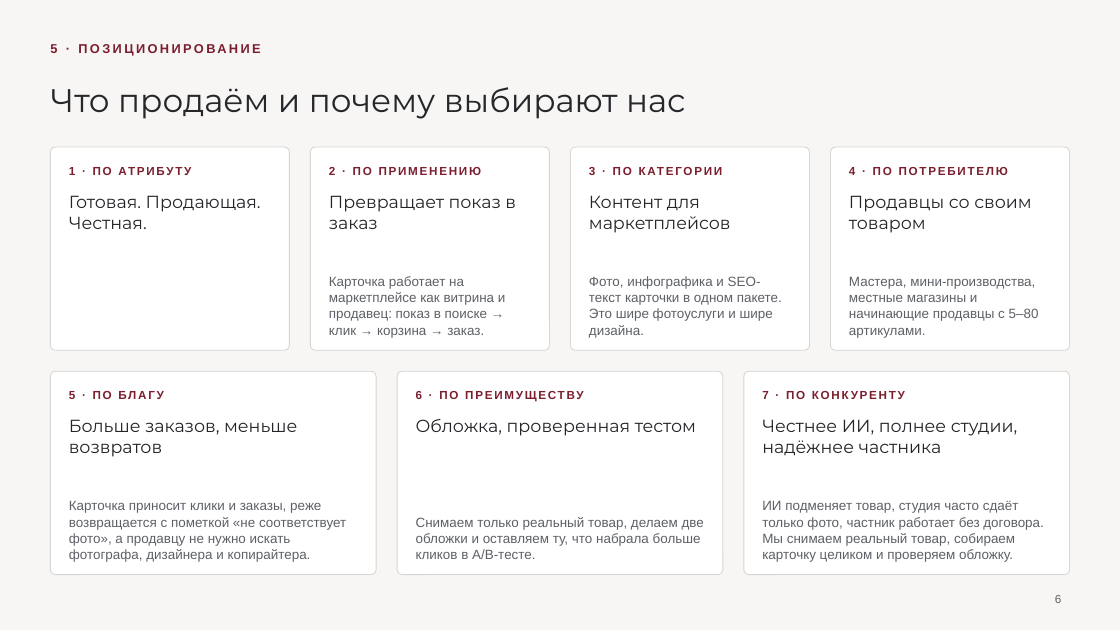
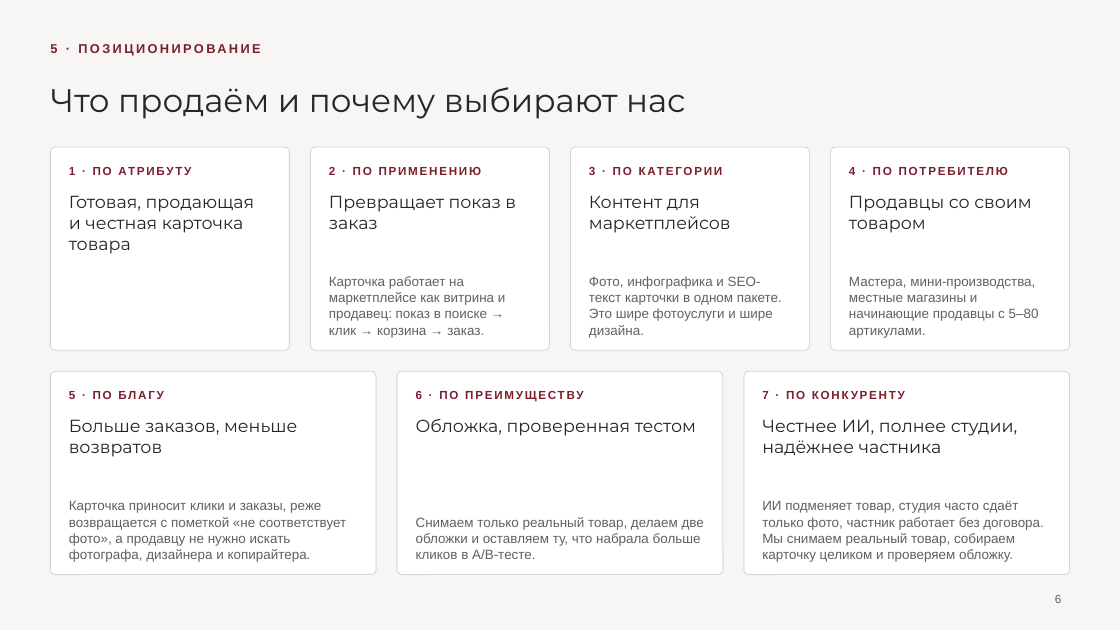
Before and after one commit to frnjuo/brand-photo-studio-, a slide deck: slide 6 of Фотокорпус.pptx. Drawn at 1120x630 pixels with LibreOffice and Linux fonts; fonts in the diff are those of the drawing. Boxes give left, top, right and bottom in pixels: in the first picture for what was removed or moved away, otherwise in the second. Text is boxed around its words. In the diff, an @@ line names an element or a change of style, - is before the commit and + after.

```diff
--- a/Фотокорпус.pptx
+++ b/Фотокорпус.pptx
@@ text at bbox=[69, 195, 255, 254]: text changed @@
-Готовая. Продающая. Честная.
+Готовая, продающая и честная карточка товара
```
Also in this commit, not shown: 4 other slides changed, 1 slide added, 2 slides removed, 1 other file.
